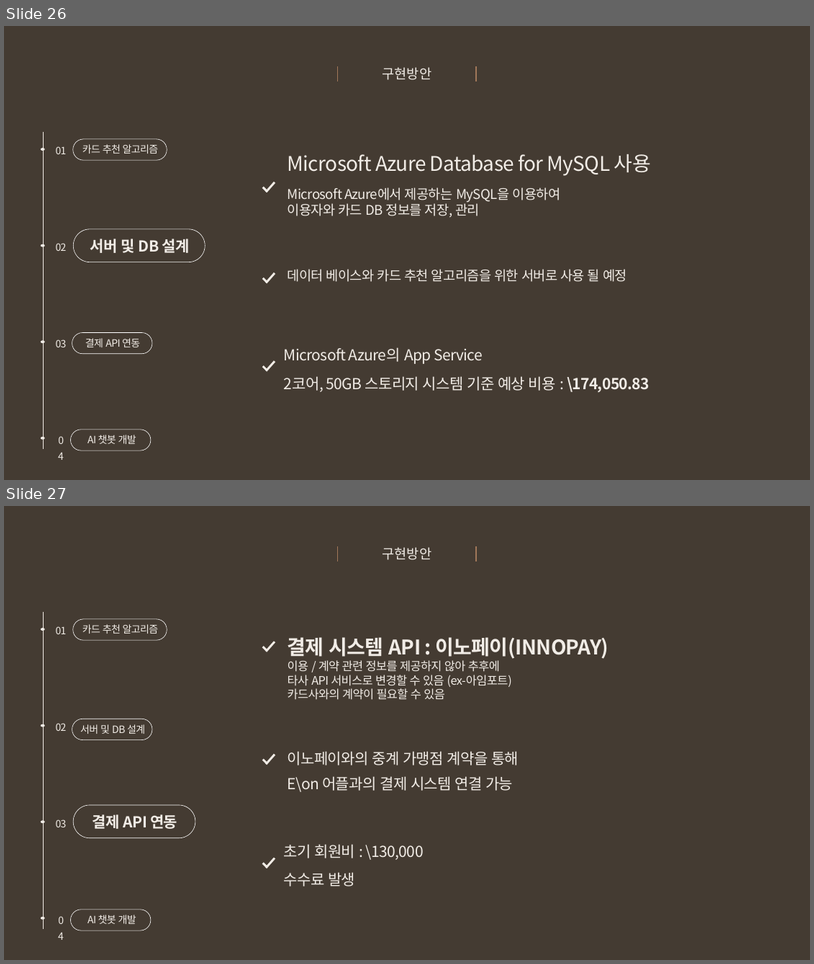
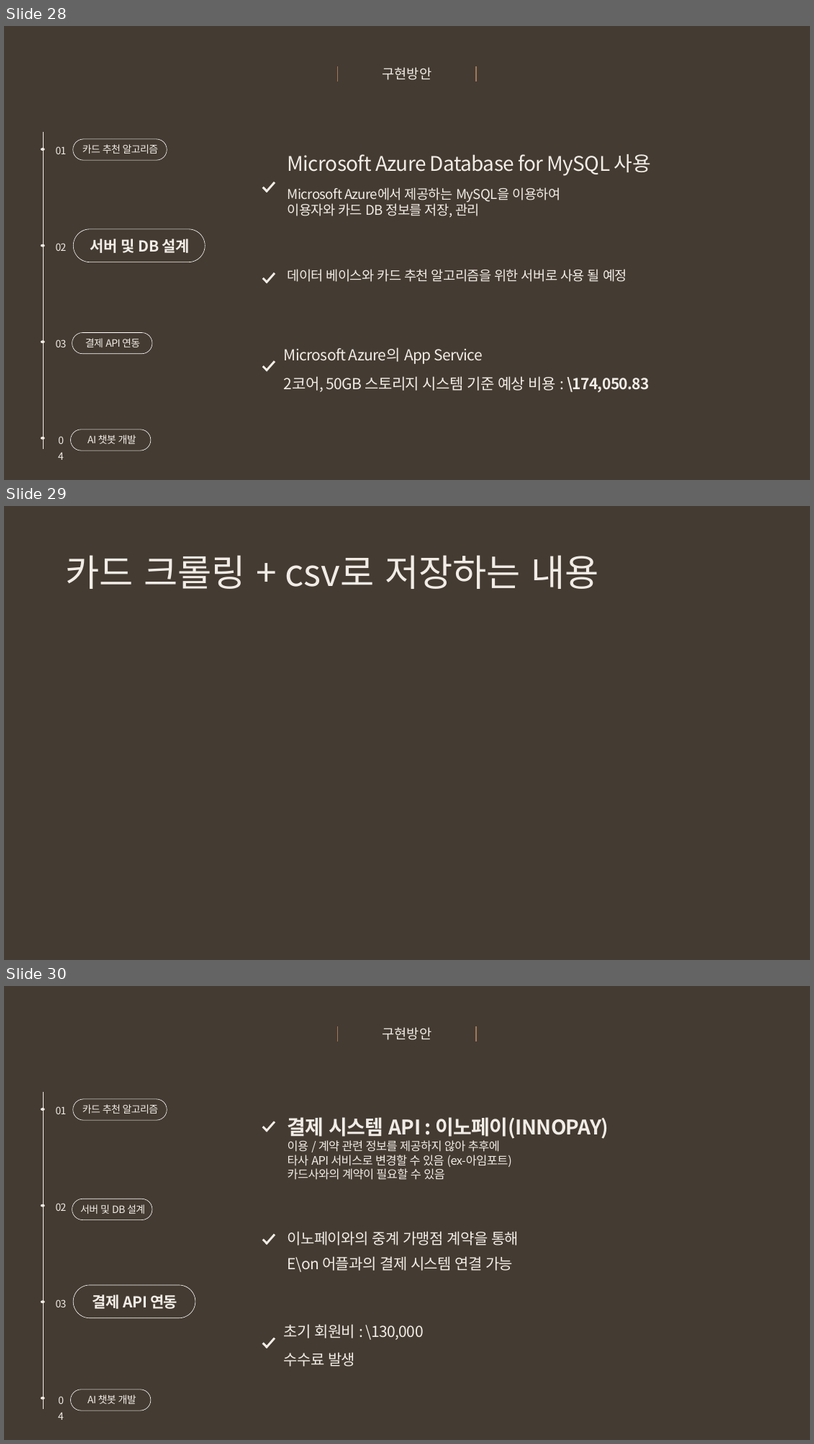
Before and after one commit to snr1229/Content_designing_Presentations, a slide deck: 사업계획서/Week10/EWon_중간고사대체 발표자료_2차.pptx. Shown one above the other, each under a label of ours: slides 26 and 27 before the commit, slides 28, 29 and 30 after it. The pictures are 814x964 and 814x1444 pixels, drawn with LibreOffice and Linux fonts; fonts in the diff are those of the drawing. Boxes give left, top, right and bottom in pixels: in the first picture for what was removed or moved away, otherwise in the second. Text is boxed around its words. In the diff, an @@ line names an element or a change of style, - is before the commit and + after.

```diff
--- a/사업계획서/Week10/EWon_중간고사대체 발표자료_2차.pptx
+++ b/사업계획서/Week10/EWon_중간고사대체 발표자료_2차.pptx
@@ slide 29 added at [4,506,810,960], background #443B32 @@
@@ title added at [65,555,599,589], 44 pt, text #F1ECE6 @@
+카드 크롤링 + csv로 저장하는 내용
@@ what was slide 26 is now slide 28 @@
@@ what was slide 27 is now slide 30 @@
```
Also in this commit, not shown: 9 slides changed, 7 other slides added, 3 slides removed, 1 other file.
